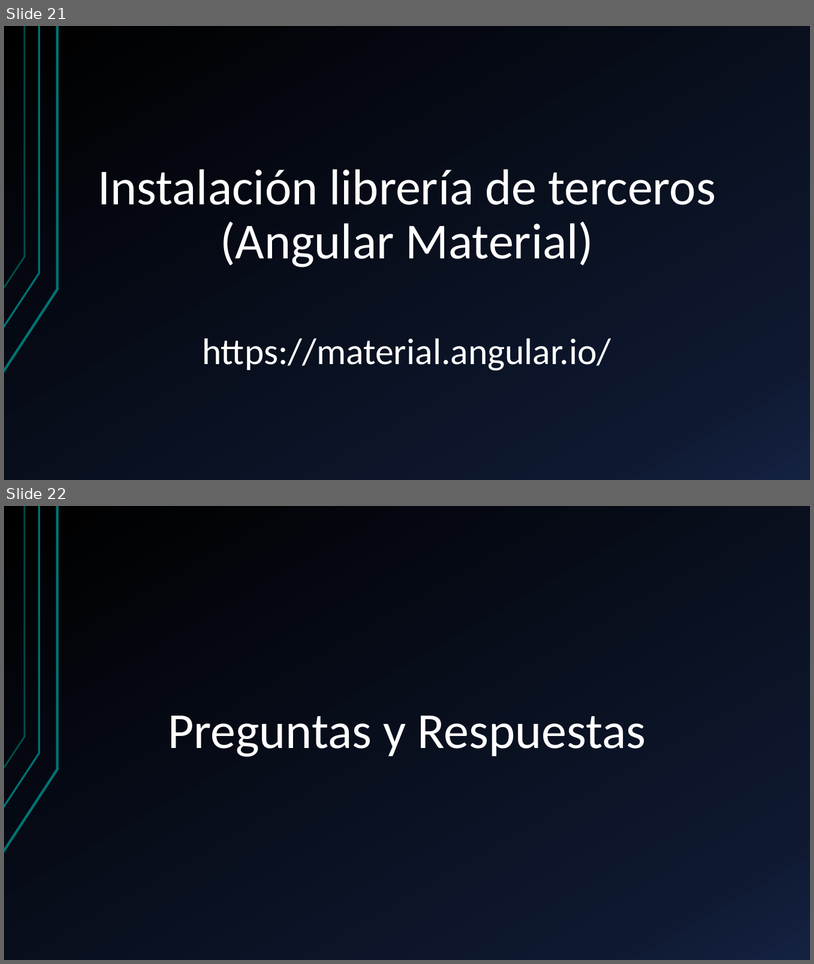
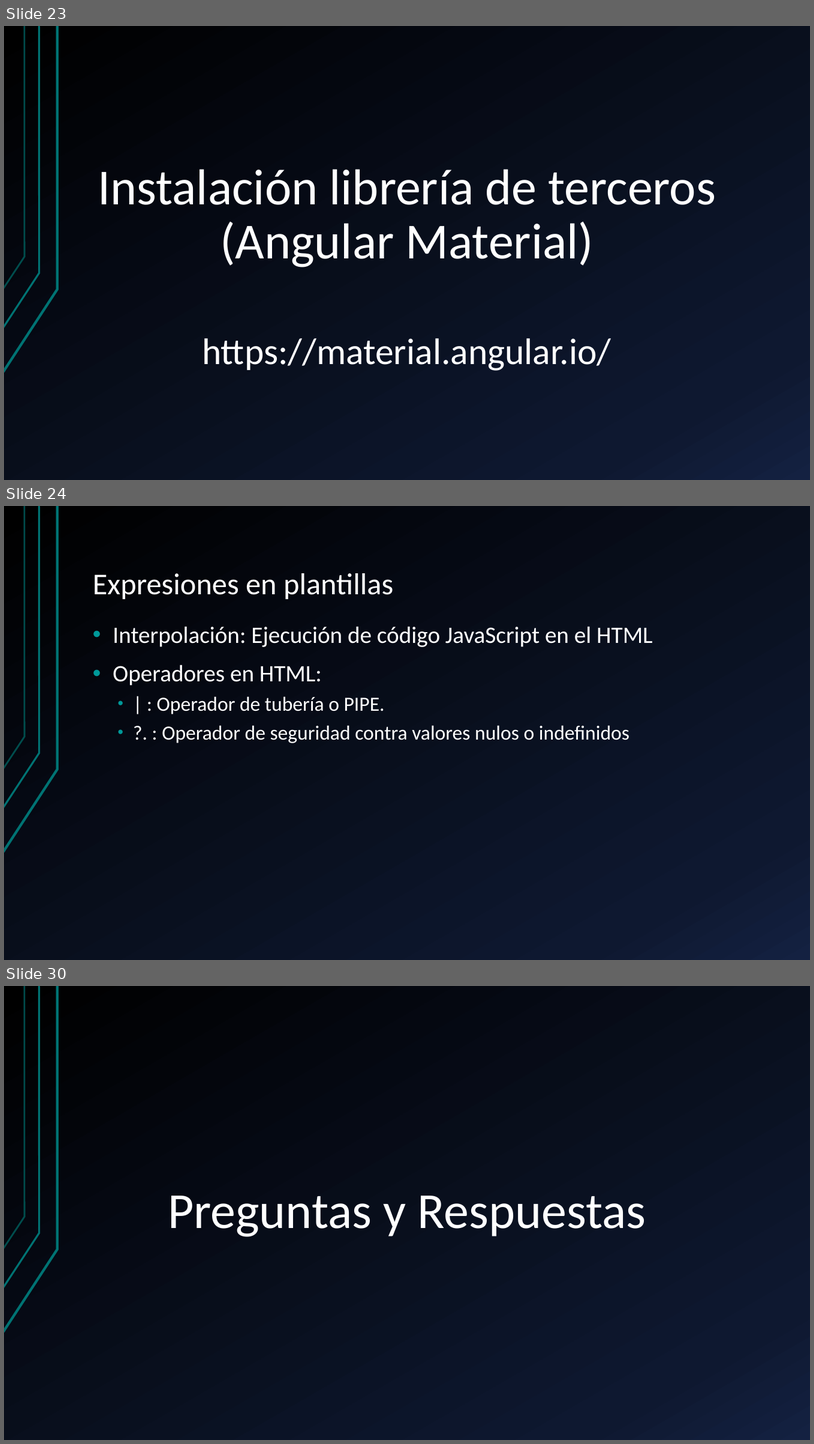
Before and after one commit to KevinToala/capacitacionAngular, a slide deck: Angular.pptx. Shown one above the other, each under a label of ours: slides 21 and 22 before the commit, slides 23, 24 and 30 after it; the slides between them are not shown. The pictures are 814x964 and 814x1444 pixels, drawn with LibreOffice and Linux fonts; fonts in the diff are those of the drawing. Boxes give left, top, right and bottom in pixels: in the first picture for what was removed or moved away, otherwise in the second. Text is boxed around its words. In the diff, an @@ line names an element or a change of style, - is before the commit and + after.

```diff
--- a/Angular.pptx
+++ b/Angular.pptx
@@ slide 24 added at (4, 506, 810, 960), background gradient #000000 to #0F1931 to #142242; not listed: 3 template elements that a slide beside it also shows @@
@@ title added at (93, 573, 393, 599), 36 pt, text #FFFFFF @@
+Expresiones en plantillas
@@ text added at (113, 626, 653, 743), 24 pt, text #FFFFFF @@
+• Interpolación: Ejecución de código JavaScript en el HTML
+• Operadores en HTML:
+  • | : Operador de tubería o PIPE.
+  • ?. : Operador de seguridad contra valores nulos o indefinidos
@@ what was slide 21 is now slide 23 @@
@@ what was slide 22 is now slide 30 @@
```
Also in this commit, not shown: 8 other slides added.
